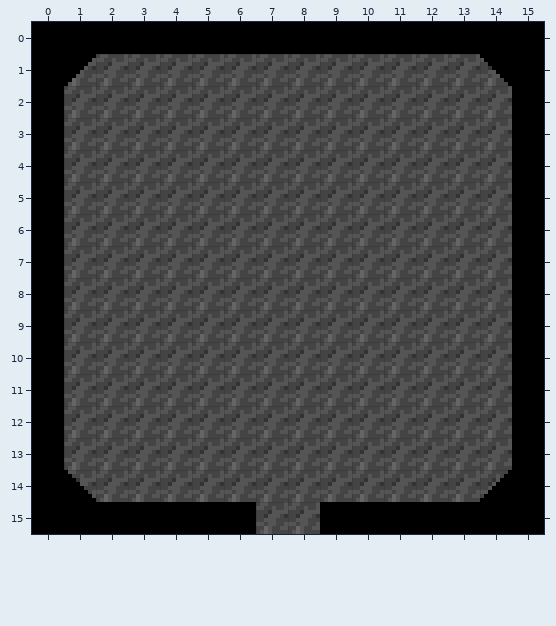
Tiled map -- data/map/cave_sub2.tmx. The first picture shows the starting point.
Cells are 8x8 px. Shown: x 0..15, y 0..15.
The result:
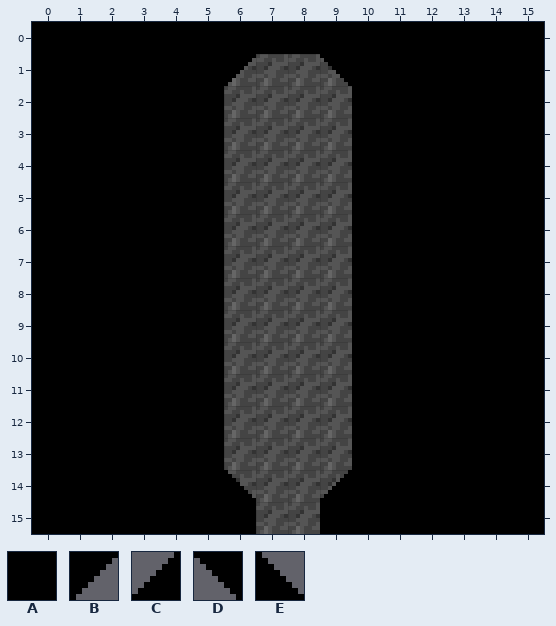
Key: from "cave-temp": A 1, B 37, C 39, D 54, E 56.
_ is an empty cell.
From the commit log: Update cave_sub2.tmx Changed cave_sub_2 more slender. Better for confrontation.
Diff:
Layer "Floor":
y 1: x 1..6 B_____ -> AAAAAB; x 9..14 _____D -> DAAAAA
y 2..13: x 1..5 _____ -> AAAAA; x 10..14 _____ -> AAAAA
y 14: x 1..6 E_____ -> AAAAAE; x 9..14 _____C -> CAAAAA
Changed places in both pictures, as pixel boxes (x1, y1, x2, y2):
changed: (64, 54, 256, 502)
changed: (320, 54, 512, 502)
